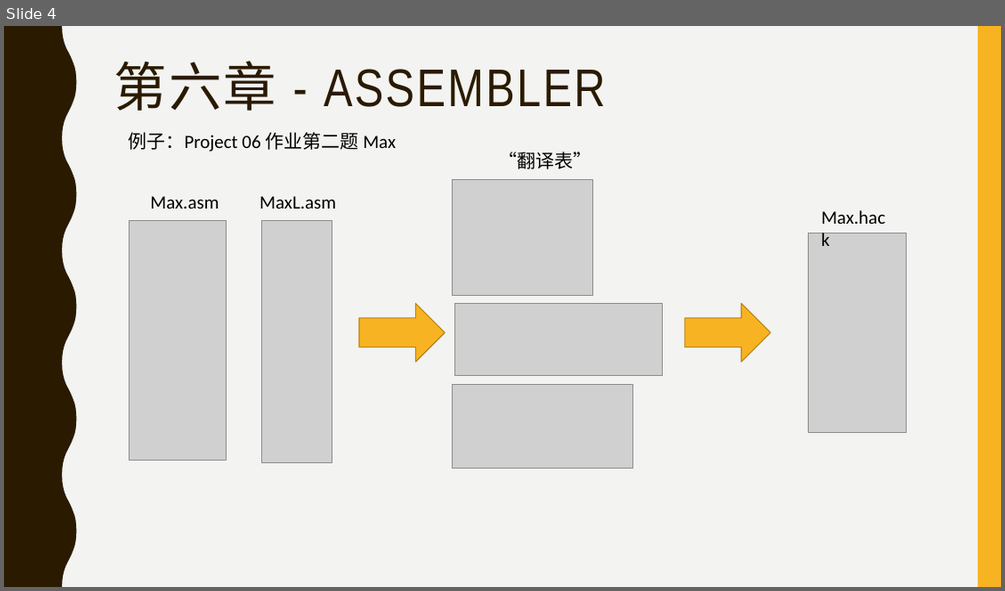
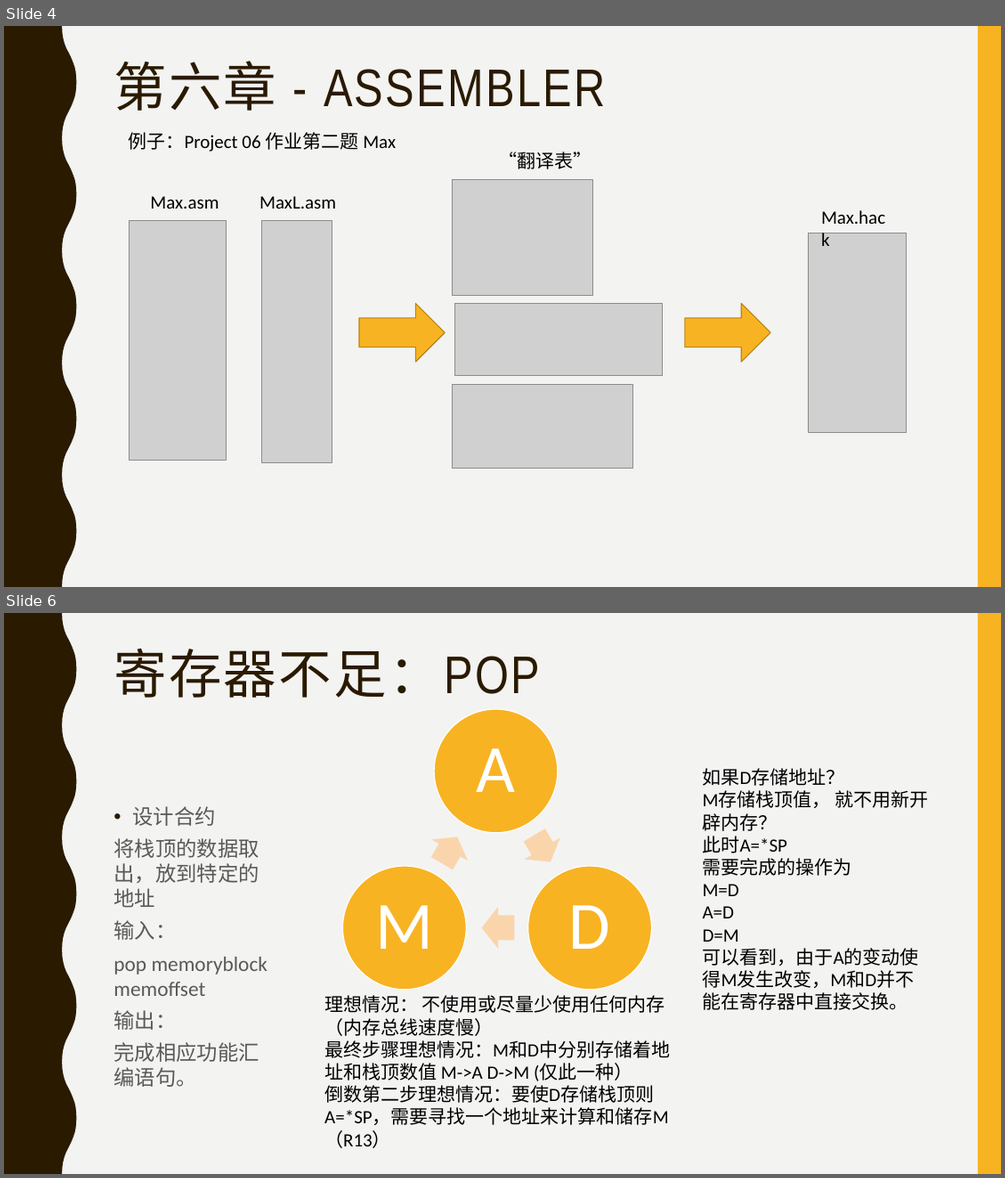
Before and after one commit to jisuansiwei2017/SDCT-2017-Fall, a slide deck: weekly_report/group5/第五组_小组报告_第三周_20171018.pptx. Shown one above the other, each under a label of ours: slide 4 before the commit, slides 4 and 6 after it; the slides between them are not shown. The pictures are 1005x591 and 1005x1178 pixels, drawn with LibreOffice and Linux fonts; fonts in the diff are those of the drawing; grey boxes stand for pictures. Boxes give left, top, right and bottom in pixels: in the first picture for what was removed or moved away, otherwise in the second. Text is boxed around its words. In the diff, an @@ line names an element or a change of style, - is before the commit and + after.

```diff
--- a/weekly_report/group5/第五组_小组报告_第三周_20171018.pptx
+++ b/weekly_report/group5/第五组_小组报告_第三周_20171018.pptx
@@ slide 6 added at [4, 613, 1001, 1174], background #F3F3F2; not listed: 2 template elements that a slide beside it also shows @@
@@ title added at [113, 648, 540, 698], 51 pt, text #2A1A00 @@
+寄存器不足：POP
@@ text added at [703, 768, 928, 1010], 18 pt, text #000000 @@
+如果D存储地址？
+M存储栈顶值， 就不用新开辟内存？
+此时A=*SP
+需要完成的操作为
+M=D
+A=D
+D=M
+可以看到，由于A的变动使得M发生改变，M和D并不能在寄存器中直接交换。
@@ text added at [113, 806, 267, 1086], 20 pt, text #595959 @@
+• 设计合约
+将栈顶的数据取出，放到特定的地址
+输入：
+pop memoryblock memoffset
+输出：
+完成相应功能汇编语句。
@@ group added at [343, 709, 652, 989]: 3 ellipses, 3 texts, 3 right arrows @@
+A
+D
+M
@@ text added at [324, 995, 670, 1148], 18 pt, text #000000 @@
+理想情况： 不使用或尽量少使用任何内存（内存总线速度慢）
+最终步骤理想情况：M和D中分别存储着地址和栈顶数值 M->A D->M (仅此一种）
+倒数第二步理想情况：要使D存储栈顶则A=*SP，需要寻找一个地址来计算和储存M
+（R13）
```
Also in this commit, not shown: 1 slide changed, 4 other slides added, 3 slides removed.
